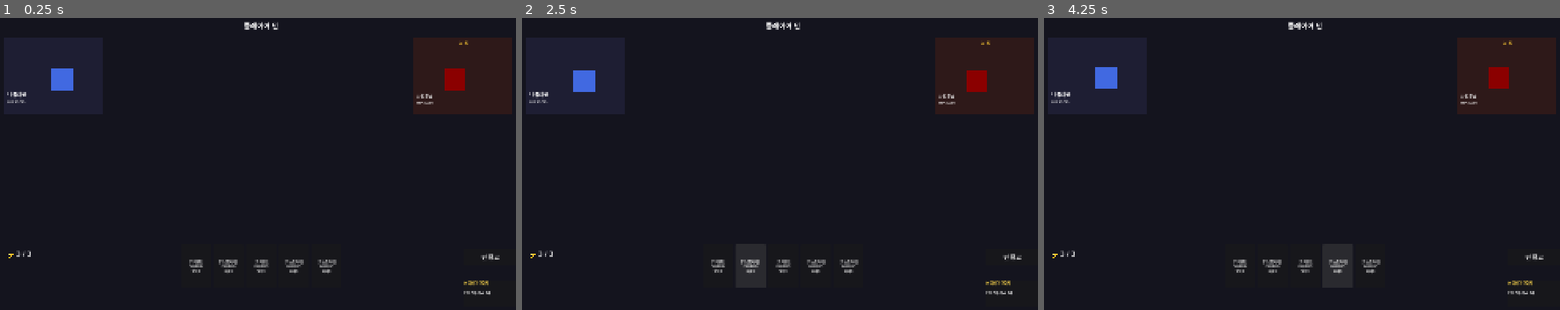
Above: before the commit, frames 1-3 (left to right).
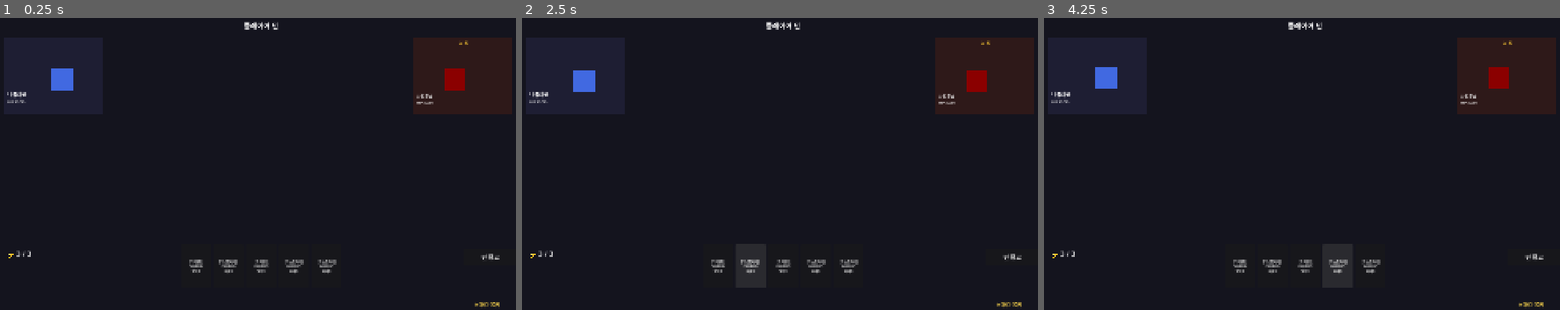
Above: after the commit, the same moments.

Repository: l980l/stsl
Game: Godot game, scene res://scenes/battle/battle_scene.tscn
Same seed, same stepped clock (60 frames per second), same inputs: the game is played once before the commit and once after it. This scene is started directly instead of the project's main scene.
Inputs (mouse positions are in pixels of both pictures, inside the frame that each line leads up to):
- Up to frame 1 (0.25 s): no input
- Up to frame 2 (2.5 s): click (986, 76) at 0.5 s; click "[1] 디펜드 napoleon 방어 5" at 1.25 s; click "[1] 스트라이크 napoleon 피해 6" at 2 s
- Up to frame 3 (4.25 s): click "[1] 디펜드 napoleon 방어 5" at 2.75 s; click "[1] 스트라이크 napoleon 피해 6" at 3.5 s

The runs differ from the first frame. In frame 1, 0.2% of the frame differs, in the area x 89-97%, y 89-99%; in frame 2, 0.2%; in frame 3, 0.2%.

Commit message:
refactor: 디버그 툴팁 단순화 + F9 클릭 우회 시도 코드 제거
Co-Authored-By: Claude Sonnet 4.6 <noreply@anthropic.com>

Diff:
--- a/scenes/battle/battle_scene.gd
+++ b/scenes/battle/battle_scene.gd
@@ -66,32 +66,14 @@
 	_start_battle()
 
 func _build_debug_tooltip() -> void:
-	var panel := PanelContainer.new()
-	panel.position = Vector2(WINDOW_W - 220, WINDOW_H - 110)
-	panel.size = Vector2(210, 100)
-	panel.mouse_filter = Control.MOUSE_FILTER_STOP
-	add_child(panel)
-
-	var vbox := VBoxContainer.new()
-	panel.add_child(vbox)
-
-	var title := Label.new()
-	title.text = "🛠 디버그 단축키"
-	title.add_theme_font_size_override("font_size", 13)
-	title.add_theme_color_override("font_color", Color(1.0, 0.85, 0.3))
-	vbox.add_child(title)
-
-	var sep := HSeparator.new()
-	vbox.add_child(sep)
-
-	var keys := [
-		["F9", "전투 즉시 승리"],
-	]
-	for entry in keys:
-		var lbl := Label.new()
-		lbl.text = "[%s]  %s" % [entry[0], entry[1]]
-		lbl.add_theme_font_size_override("font_size", 12)
-		vbox.add_child(lbl)
+	var lbl := Label.new()
+	lbl.text = "🛠 디버그 단축키"
+	lbl.position = Vector2(WINDOW_W - 180, WINDOW_H - 30)
+	lbl.add_theme_font_size_override("font_size", 13)
+	lbl.add_theme_color_override("font_color", Color(1.0, 0.85, 0.3))
+	lbl.mouse_filter = Control.MOUSE_FILTER_STOP
+	lbl.tooltip_text = "[F9]  전투 즉시 승리\n      (이후 클릭 한 번 더 필요)"
+	add_child(lbl)
 
 # ─────────────────────────────────────────────
 # UI 빌드
@@ -790,7 +772,7 @@
 
 func _unhandled_key_input(event: InputEvent) -> void:
 	if OS.is_debug_build() and event.pressed and not event.echo and event.keycode == KEY_F9:
-		BattleManager.debug_instant_win.call_deferred()
+		BattleManager.debug_instant_win()
 
 func _card_target_type(card: Resource) -> String:
 	# "enemy" / "ally" / "none"
